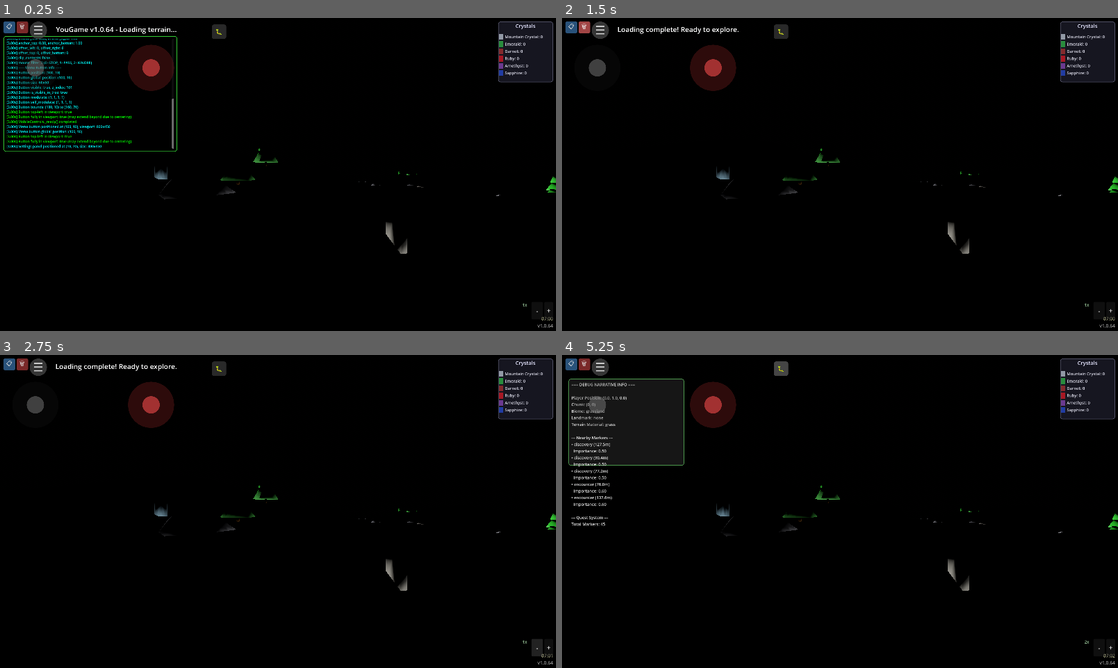
Above: before the commit, frames 1-4 (two rows, left to right).
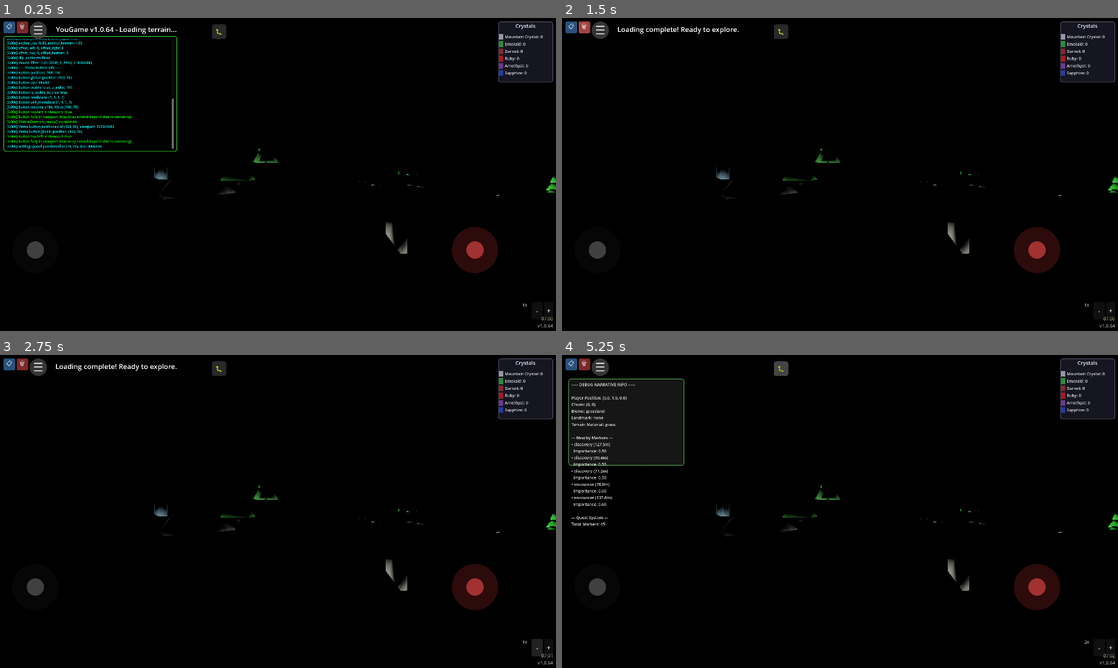
Above: after the commit, the same moments.

Repository: felix-dieterle/YouGame_godot4_public
Game: Godot game, scene res://scenes/main.tscn
Same seed, same stepped clock (60 frames per second), same inputs: the game is played once before the commit and once after it.
Inputs:
- Up to frame 1 (0.25 s): no input
- Up to frame 2 (1.5 s): click "📋" at 0.5 s; click "🗑" at 1.25 s
- Up to frame 3 (2.75 s): click "-" at 2 s
- Up to frame 4 (5.25 s): click "+" at 2.75 s; click "☰" at 3.5 s; click "▶ Resume Game" at 4.25 s; click "🐛" at 5 s

The runs differ from the first frame. In frame 1, 2.3% of the frame differs, in the area x 2-90%, y 8-82%; in frame 2, 2.2%; in frame 3, 2.2%; in frame 4, 2.3%.

Commit message:
Fix joystick positioning using viewport_rect instead of control size
Co-authored-by: felix-dieterle <1490062+felix-dieterle@users.noreply.github.com>

Diff:
--- a/scripts/mobile_controls.gd
+++ b/scripts/mobile_controls.gd
@@ -126,7 +126,7 @@
 
 func _update_joystick_position() -> void:
     # Position joystick in bottom-left corner with margin
-    var viewport_size = get_viewport().size
+    var viewport_size = get_viewport_rect().size
     # Account for joystick size so margin is from edge to edge, not edge to top-left corner
     # Position is top-left, so subtract the full diameter (JOYSTICK_RADIUS * 2) and add back margin
     joystick_base.position = Vector2(joystick_margin_x, viewport_size.y - joystick_margin_y - JOYSTICK_RADIUS * 2)
@@ -563,7 +563,7 @@
 
     # Position button in top-left corner, next to debug buttons
     # Place it to the right of the debug overlay buttons (which are at the very left)
-    var viewport_size = get_viewport().size
+    var viewport_size = get_viewport_rect().size
     var button_x = 100.0  # Position to the right of debug buttons (which take ~90px)
     var button_y = 10.0   # Small margin from top
     menu_button.position = Vector2(button_x, button_y)
@@ -616,7 +616,7 @@
         return
 
     # Position panel below the menu button in the top-left area
-    var viewport_size = get_viewport().size
+    var viewport_size = get_viewport_rect().size
 
     # Position panel below the menu button with a small gap
     var panel_x = 10.0  # Small margin from left edge
@@ -629,7 +629,7 @@
 
 func _log_control_info() -> void:
     # Log comprehensive information about the MobileControls control itself
-    var viewport_size = get_viewport().size
+    var viewport_size = get_viewport_rect().size
 
     DebugLogOverlay.add_log("=== MobileControls Control Info ===", "cyan")
     DebugLogOverlay.add_log("Control position: (%.0f, %.0f)" % [position.x, position.y], "cyan")
--- a/tests/test_mobile_controls.gd
+++ b/tests/test_mobile_controls.gd
@@ -197,7 +197,7 @@
 		return
 
 	var look_base = mobile_controls.look_joystick_base
-	var viewport_size = get_viewport().size
+	var viewport_size = get_viewport_rect().size
 
 	# Read actual margin values from mobile_controls
 	var look_margin_x = mobile_controls.look_joystick_margin_x
